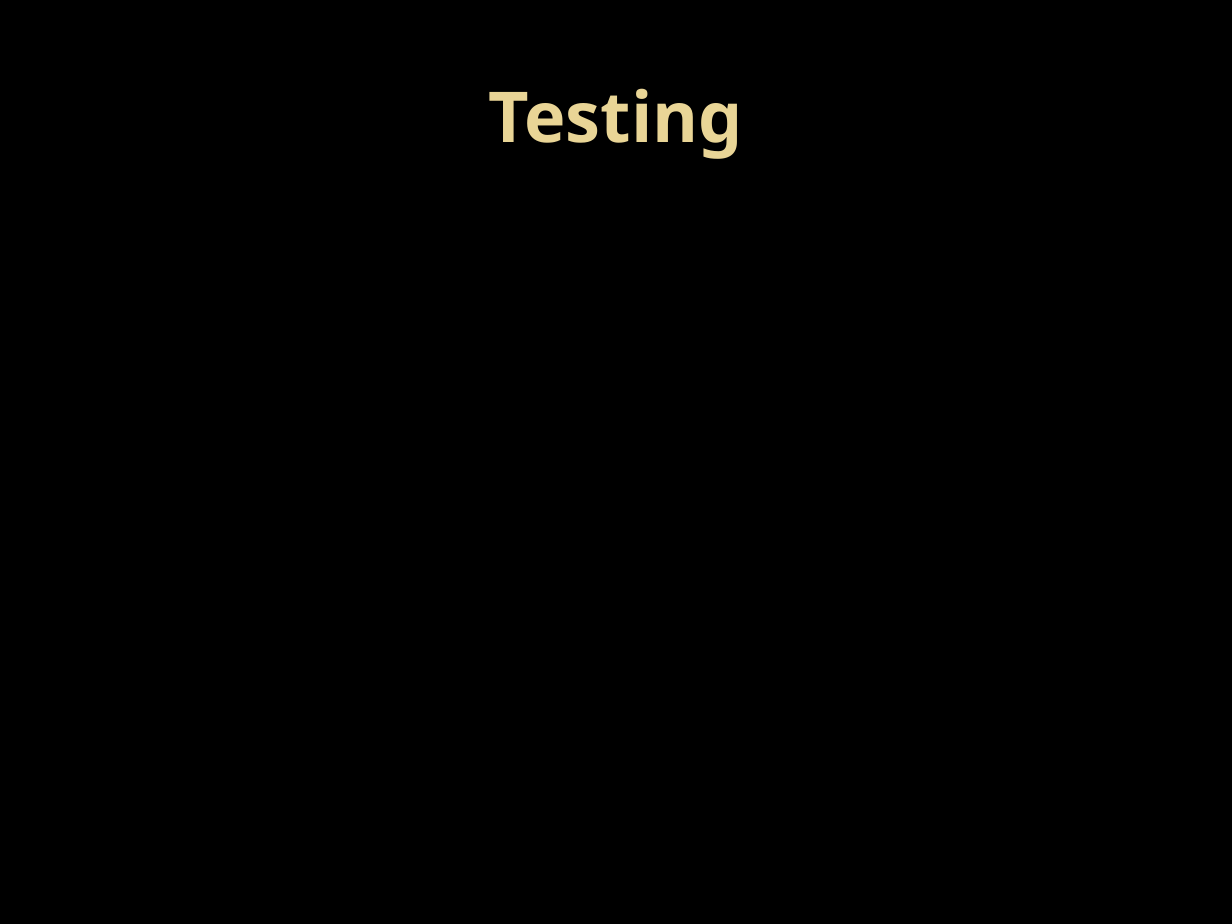
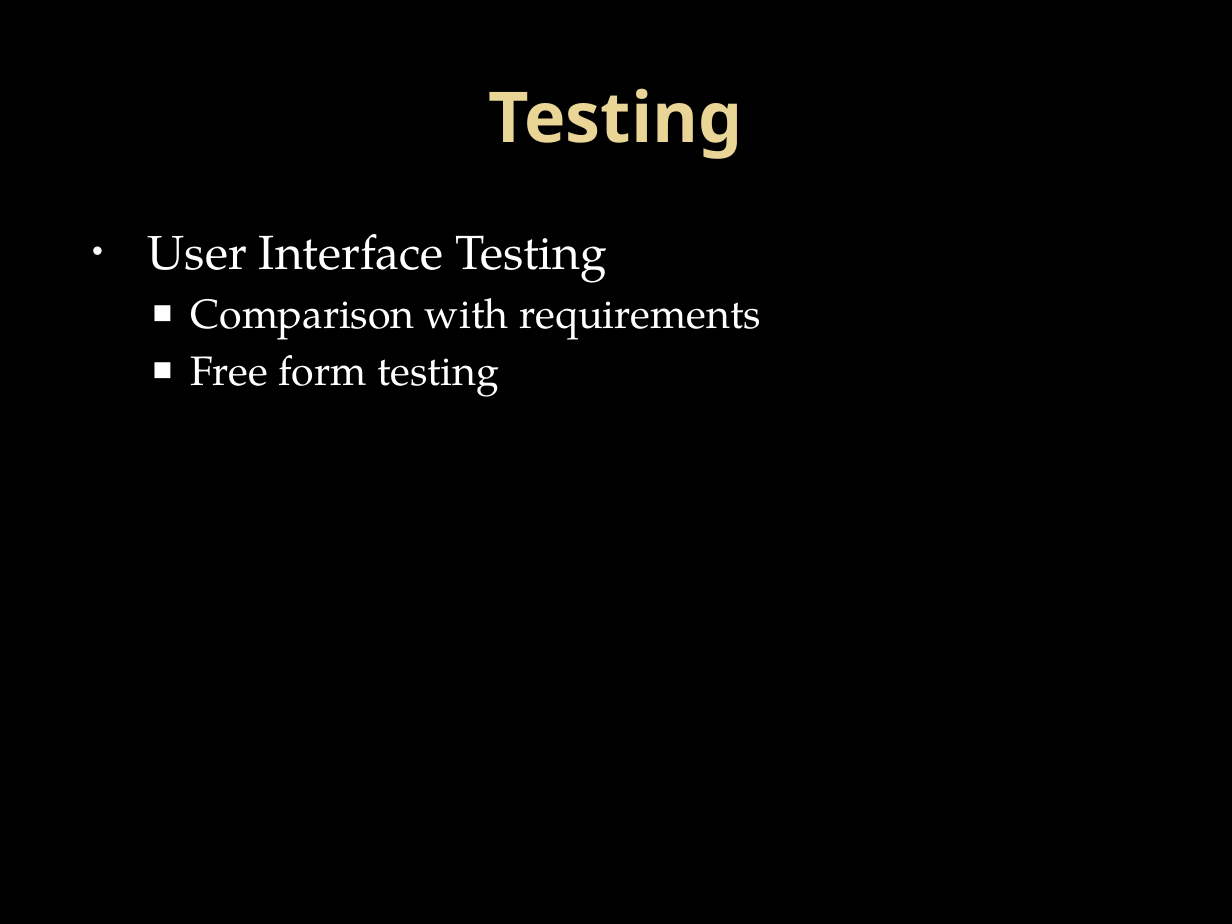
Before and after one commit to GroupIntensioMemoryGame/ProjectFiles, a slide deck: slide 17 of Delivery Briefing/Delivery Briefing.pptx. Drawn at 1232x924 pixels with LibreOffice and Linux fonts; fonts in the diff are those of the drawing; background and template pictures are left out. Boxes give left, top, right and bottom in pixels: in the first picture for what was removed or moved away, otherwise in the second. Text is boxed around its words. In the diff, an @@ line names an element or a change of style, - is before the commit and + after.

Commit message:
Filled out Testing Slides

```diff
--- a/Delivery Briefing/Delivery Briefing.pptx
+++ b/Delivery Briefing/Delivery Briefing.pptx
@@ text added at [148, 234, 761, 397], 24 pt, text #FFFFFF @@
+• User Interface Testing
+  ■ Comparison with requirements
+  ■ Free form testing
```
Also in this commit, not shown: 2 other slides changed, 3 slides added, 3 slides removed, 2 other files.
